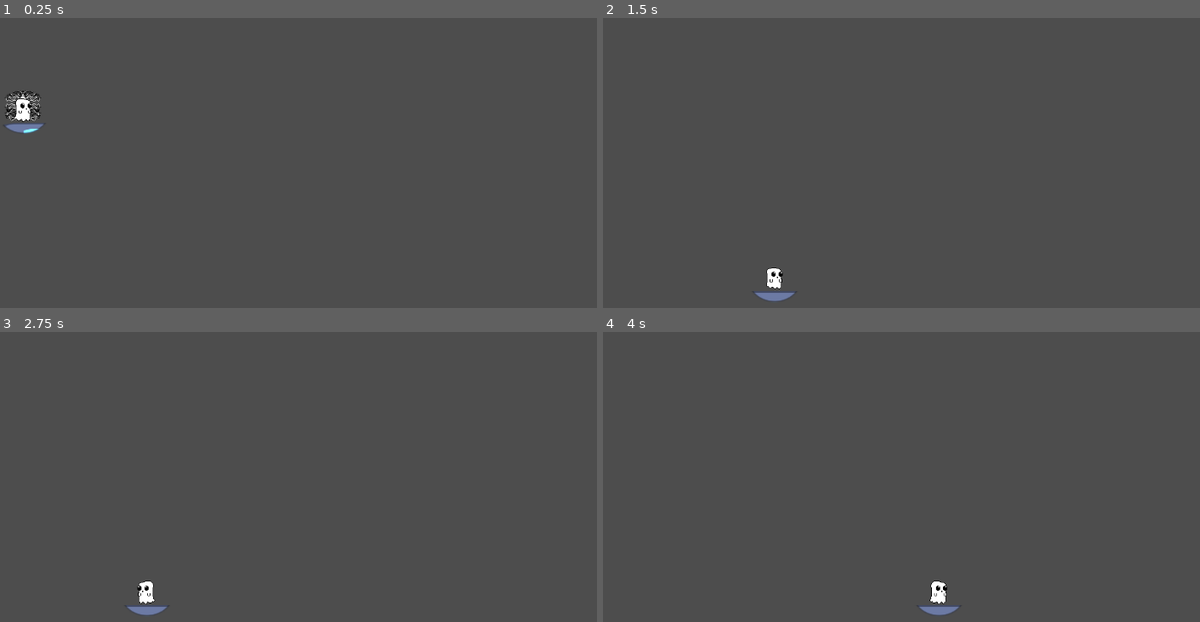
Above: before the commit, frames 1-4 (two rows, left to right).
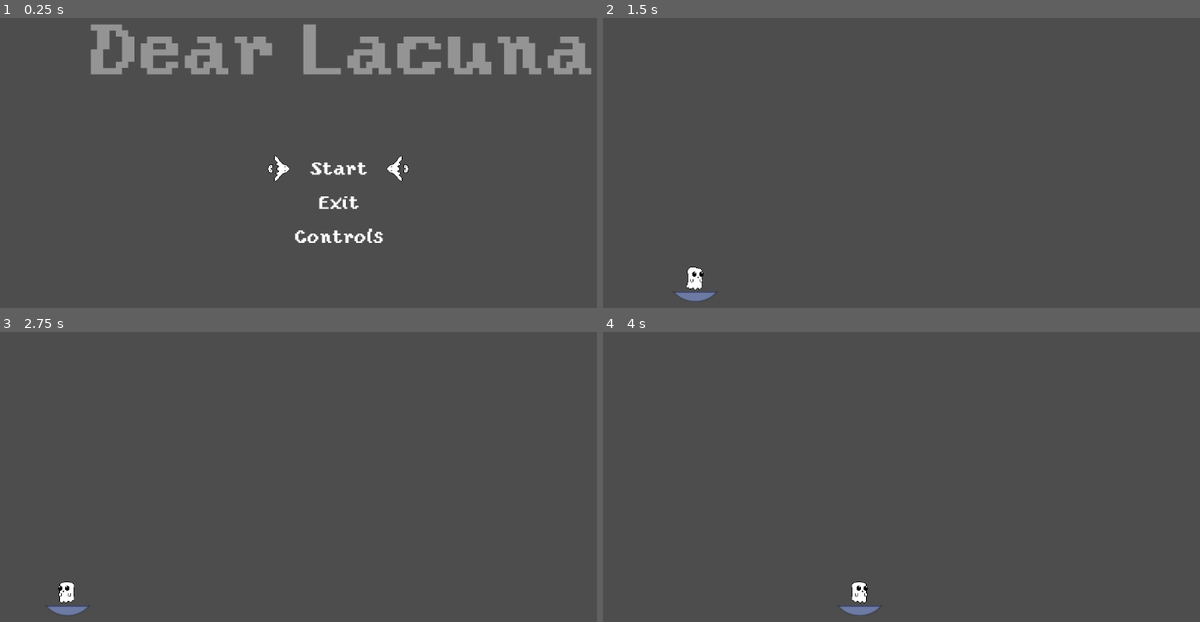
Above: after the commit, the same moments.

Repository: cacklycrackle/dear-lacuna
Game: Godot game, scene res://common/ui/start_menu/start_menu.tscn
Two runs of this game, one before a commit and one after it. Both use one fixed random seed, a clock stepped at 60 frames per second and the inputs below. Before the commit the project starts from res://levels/level_02/level_2.tscn. The engine's default icon, where the game draws it, is replaced by a stand-in: a white triangle on a blue panel in a dark square.
Inputs (mouse positions are in pixels of both pictures, inside the frame that each line leads up to):
- Up to frame 1 (0.25 s): no input
- Up to frame 2 (1.5 s): tap Enter (ui_accept) at 0.5, 0.77 s; move the mouse to (1092, 139) at 0.52 s; hold Z (interact) 0.53-1.28 s; hold Right (right) from 0.53 s (still down); click (1092, 139) at 0.67 s; move the mouse to (805, 180) at 1.27 s; tap Z (interact) at 1.35 s
- Up to frame 3 (2.75 s): tap Enter (ui_accept) at 1.52 s; move the mouse to (405, 390) at 2.02 s; release Right (right) at 2.03 s; hold Left (left) from 2.03 s (still down); hold Z (interact) from 2.03 s (still down)
- Up to frame 4 (4 s): move the mouse to (907, 549) at 2.77 s; release Left (left) at 2.78 s; release Z (interact) at 2.78 s; hold Right (right) from 2.78 s (still down); tap Z (interact) at 2.85 s; click (907, 549) at 2.92 s; tap Enter (ui_accept) at 3.02, 3.77 s; move the mouse to (1146, 532) at 3.52 s; hold Z (interact) from 3.53 s (still down)

The runs differ from the first frame. In frame 1, 7.1% of the frame differs, in the area x 0-100%, y 2-78%; in frame 2, 0.6%; in frame 3, 0.6%; in frame 4, 0.6%.

Commit message:
Update Windows executable

Diff:
--- a/project.godot
+++ b/project.godot
@@ -11,7 +11,7 @@
 [application]
 
 config/name="Dear Lacuna"
-run/main_scene="uid://dcl76nm5mxywj"
+run/main_scene="uid://8uaynptrybj8"
 config/features=PackedStringArray("4.4", "Mobile")
 config/icon="res://common/assets/icon.svg"
 
Not shown, changed: exports/windows/dear_lacuna.pck
